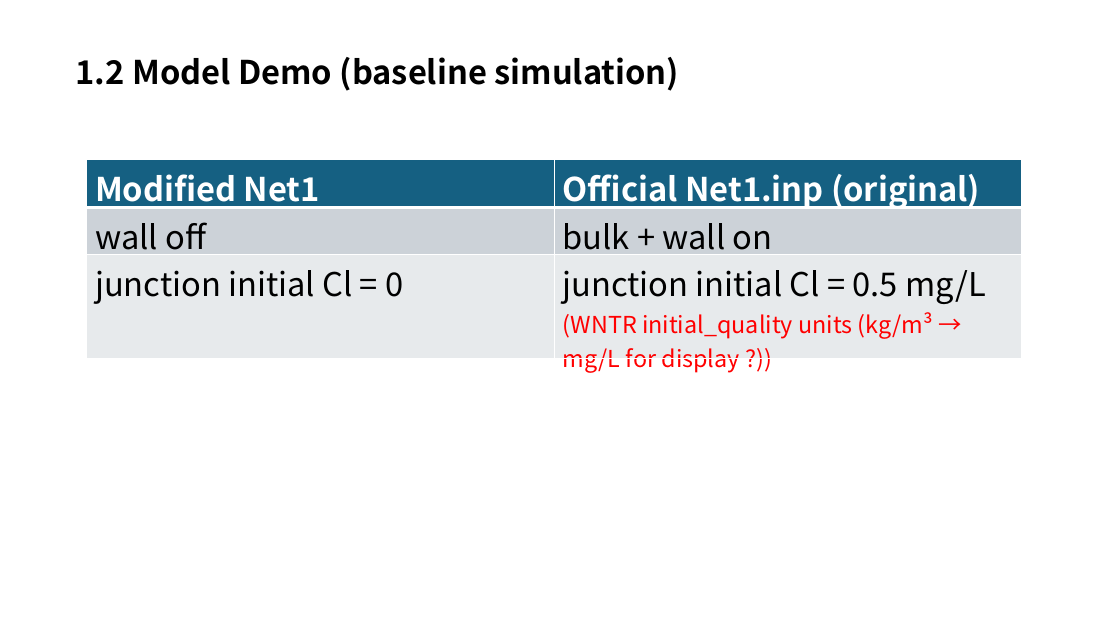
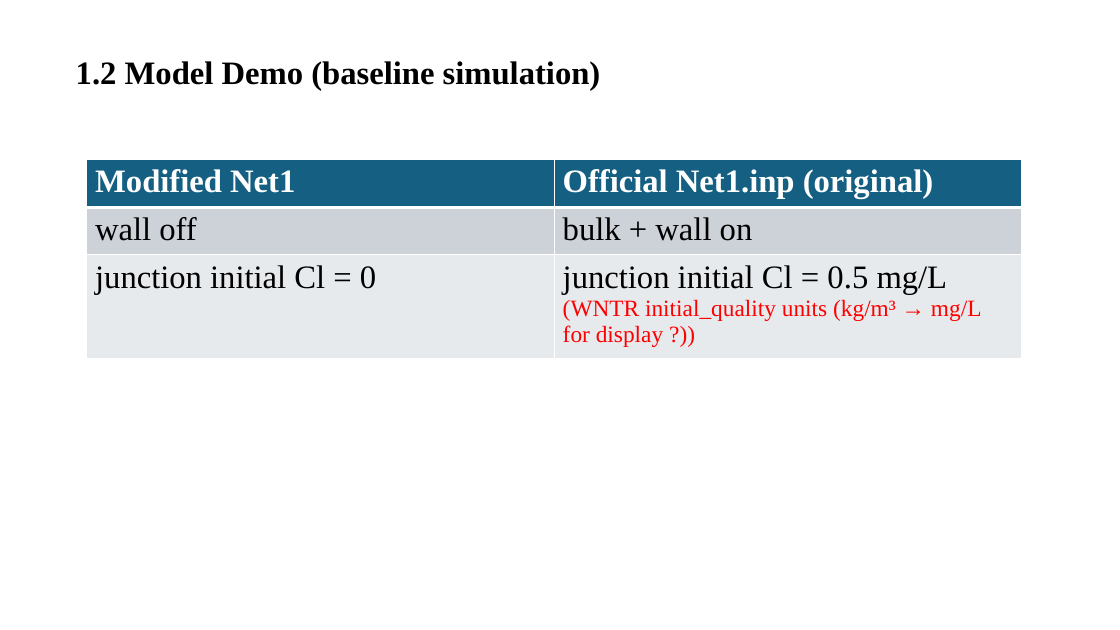
Before and after one commit to Strongxlb/Graduation-Project, a slide deck: slide 3 of meetings/我/5-22.pptx. Drawn at 1120x630 pixels with LibreOffice and Linux fonts; fonts in the diff are those of the drawing. Boxes give left, top, right and bottom in pixels: in the first picture for what was removed or moved away, otherwise in the second. Text is boxed around its words. In the diff, an @@ line names an element or a change of style, - is before the commit and + after.

```diff
--- a/meetings/我/5-22.pptx
+++ b/meetings/我/5-22.pptx
@@ text "1.2 Model Demo (baseline simulation)" at <box>76,61,601,91</box>: font Noto Sans CJK SC to Times New Roman @@
@@ table at <box>87,160,1023,359</box> @@
@@ font Noto Sans CJK SC to Times New Roman @@
```
Also in this commit, not shown: 8 other slides changed.
